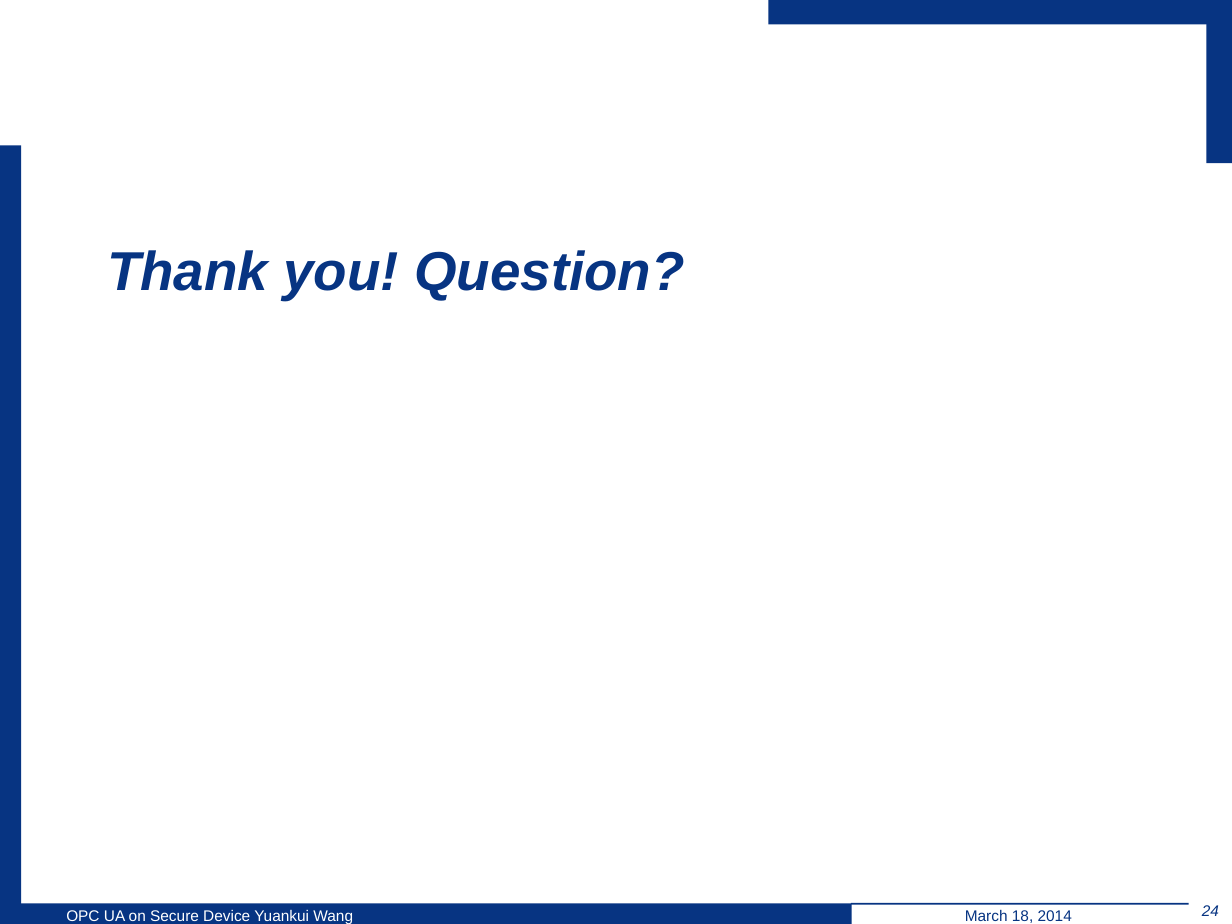
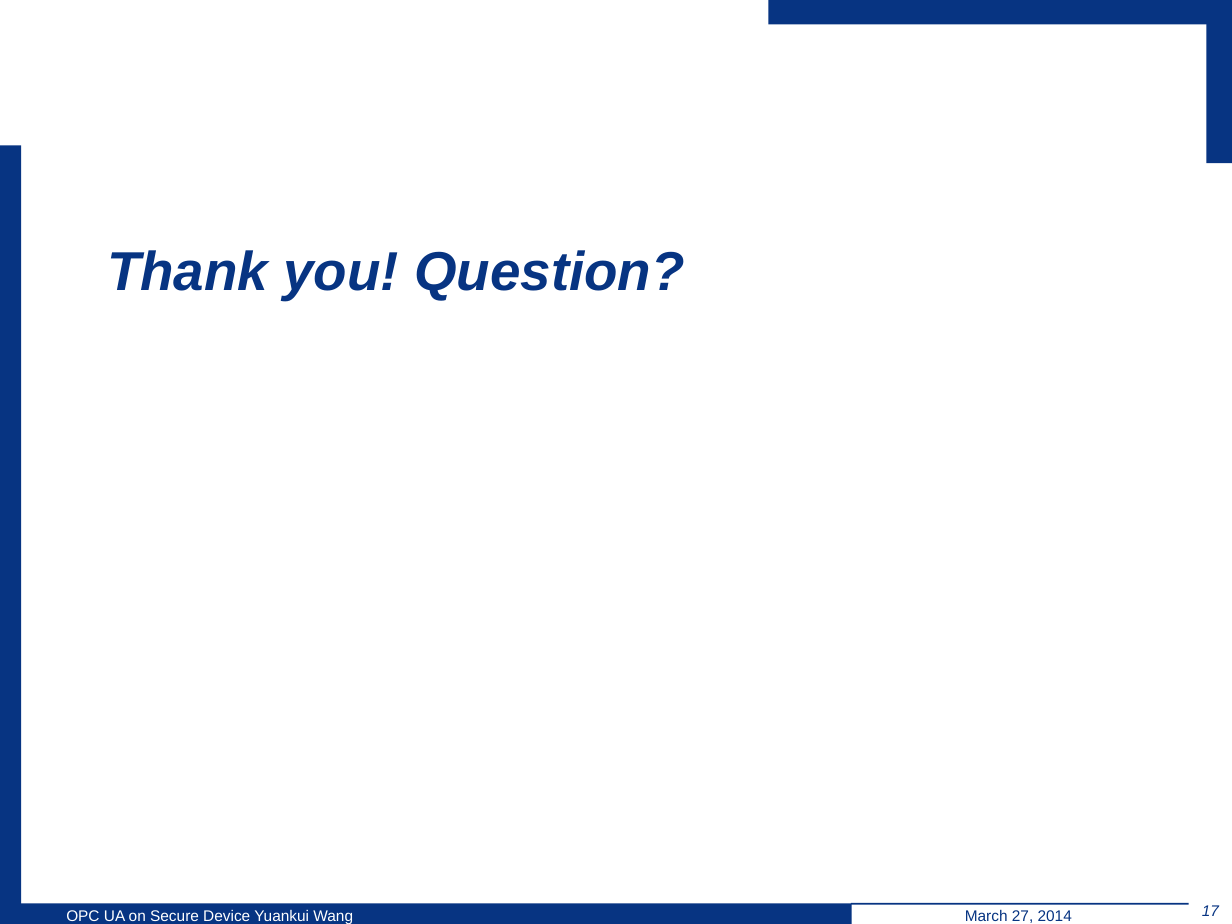
Before and after one commit to wsuetholz/opc-ua-wangyk-upb-morpho, a slide deck: slide 17 of ppt/Implementation Object Linking and Embedding for Processes Control.pptx (slide 24 before the commit). Drawn at 1232x924 pixels with LibreOffice and Linux fonts; fonts in the diff are those of the drawing; background and template pictures are left out. Boxes give left, top, right and bottom in pixels: in the first picture for what was removed or moved away, otherwise in the second. Text is boxed around its words. In the diff, an @@ line names an element or a change of style, - is before the commit and + after.

```diff
--- a/ppt/Implementation Object Linking and Embedding for Processes Control.pptx
+++ b/ppt/Implementation Object Linking and Embedding for Processes Control.pptx
@@ text at [965,909,1072,923]: text changed @@
-March 18, 2014
+March 27, 2014
@@ page number at [1202,905,1219,916]: text changed @@
-24
+17
```
Also in this commit, not shown: 15 other slides changed, 7 slides removed.
